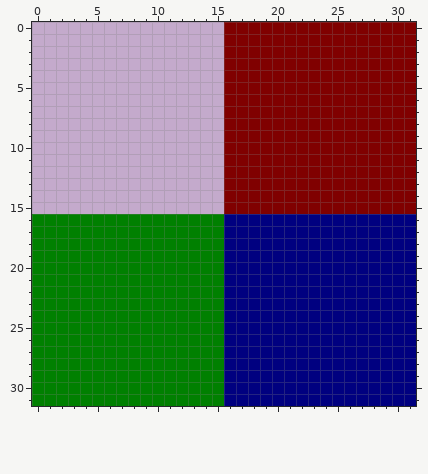
Edited in one commit: pixel-art sprite (android/assets/tileset.png). Above, as it was before the edit.
The file is 64x64 pixels, drawn in blocks of 2x2; one block is one cell here.
Now the later version:
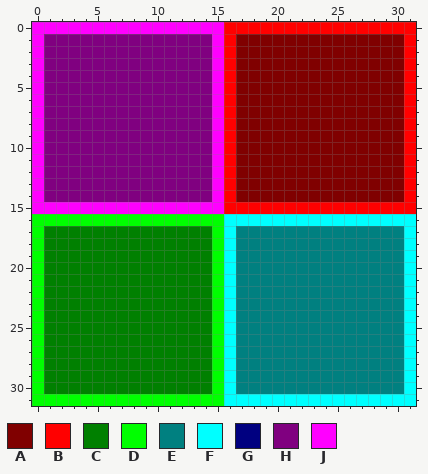
Palette (. is transparent): A #800000  B #ff0000  C #008000  D #00ff00  E #008080  F #00ffff  G #000080  H #800080  J #ff00ff
Diff:
Changed rows in their new state; - is an unchanged pixel.
first column x 0:
 0 JJJJJJJJJJJJJJJJBBBBBBBBBBBBBBBB
 1 JHHHHHHHHHHHHHHJB--------------B
 2 JHHHHHHHHHHHHHHJB--------------B
 3 JHHHHHHHHHHHHHHJB--------------B
 4 JHHHHHHHHHHHHHHJB--------------B
 5 JHHHHHHHHHHHHHHJB--------------B
 6 JHHHHHHHHHHHHHHJB--------------B
 7 JHHHHHHHHHHHHHHJB--------------B
 8 JHHHHHHHHHHHHHHJB--------------B
 9 JHHHHHHHHHHHHHHJB--------------B
10 JHHHHHHHHHHHHHHJB--------------B
11 JHHHHHHHHHHHHHHJB--------------B
12 JHHHHHHHHHHHHHHJB--------------B
13 JHHHHHHHHHHHHHHJB--------------B
14 JHHHHHHHHHHHHHHJB--------------B
15 JJJJJJJJJJJJJJJJBBBBBBBBBBBBBBBB
16 DDDDDDDDDDDDDDDDFFFFFFFFFFFFFFFF
17 D--------------DFEEEEEEEEEEEEEEF
18 D--------------DFEEEEEEEEEEEEEEF
19 D--------------DFEEEEEEEEEEEEEEF
20 D--------------DFEEEEEEEEEEEEEEF
21 D--------------DFEEEEEEEEEEEEEEF
22 D--------------DFEEEEEEEEEEEEEEF
23 D--------------DFEEEEEEEEEEEEEEF
24 D--------------DFEEEEEEEEEEEEEEF
25 D--------------DFEEEEEEEEEEEEEEF
26 D--------------DFEEEEEEEEEEEEEEF
27 D--------------DFEEEEEEEEEEEEEEF
28 D--------------DFEEEEEEEEEEEEEEF
29 D--------------DFEEEEEEEEEEEEEEF
30 D--------------DFEEEEEEEEEEEEEEF
31 DDDDDDDDDDDDDDDDFFFFFFFFFFFFFFFF
Changed places in both pictures, as pixel boxes (x1, y1, x2, y2):
changed: (32, 22, 416, 406)
